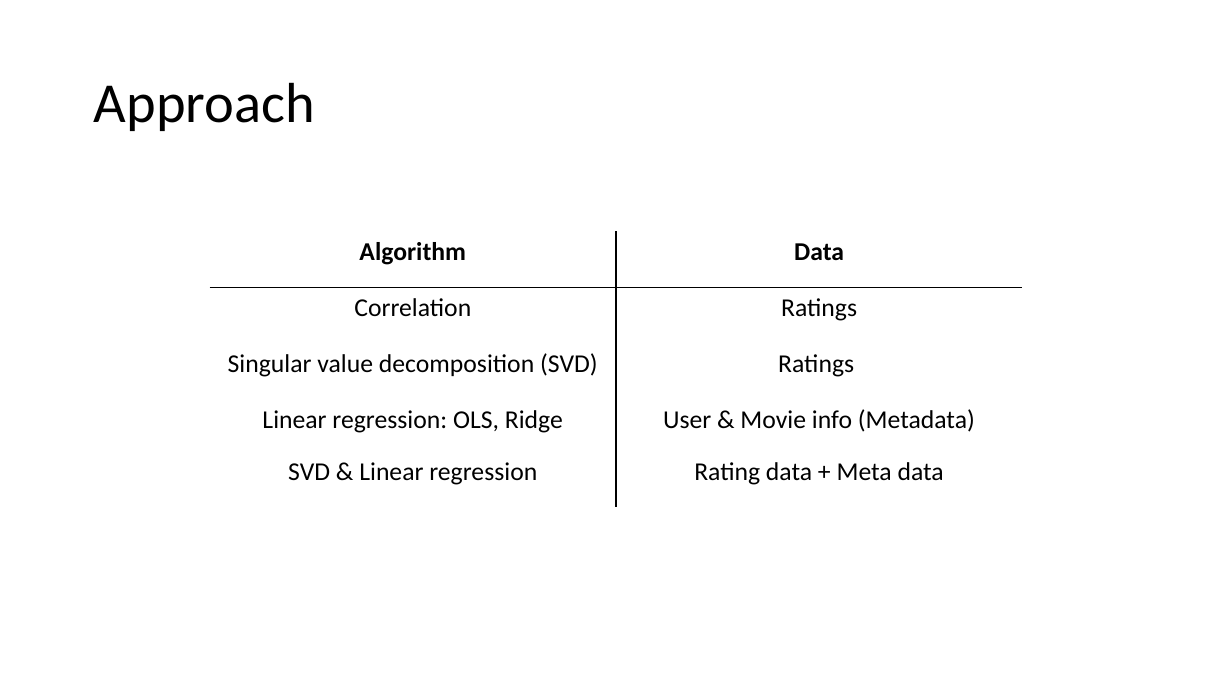
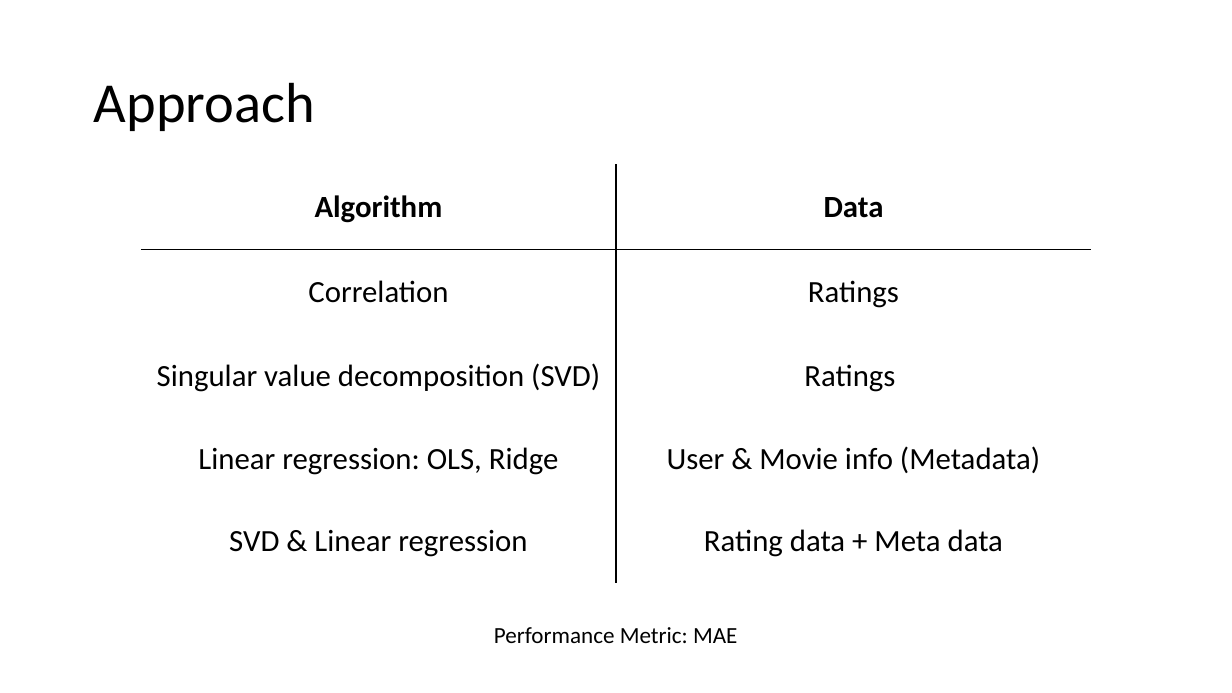
Before and after one commit to usef-kh/MovieLens-Recommendation-System, a slide deck: slide 12 of Understanding Recommendation Systems_Marco.pptx. Drawn at 1232x693 pixels with LibreOffice and Linux fonts; fonts in the diff are those of the drawing. Boxes give left, top, right and bottom in pixels: in the first picture for what was removed or moved away, otherwise in the second. Text is boxed around its words. In the diff, an @@ line names an element or a change of style, - is before the commit and + after.

```diff
--- a/Understanding Recommendation Systems_Marco.pptx
+++ b/Understanding Recommendation Systems_Marco.pptx
@@ table at [141,165,1092,584] @@
@@ size 20 to 24 pt @@
@@ table: place and size @@
-table at [210,231,1023,506]
+table at [141,165,1092,584]
@@ text added at [494,627,737,643], 18 pt, text #000000 @@
+Performance Metric: MAE
```
Also in this commit, not shown: 5 other slides changed, 4 slides added, 2 slides removed.
